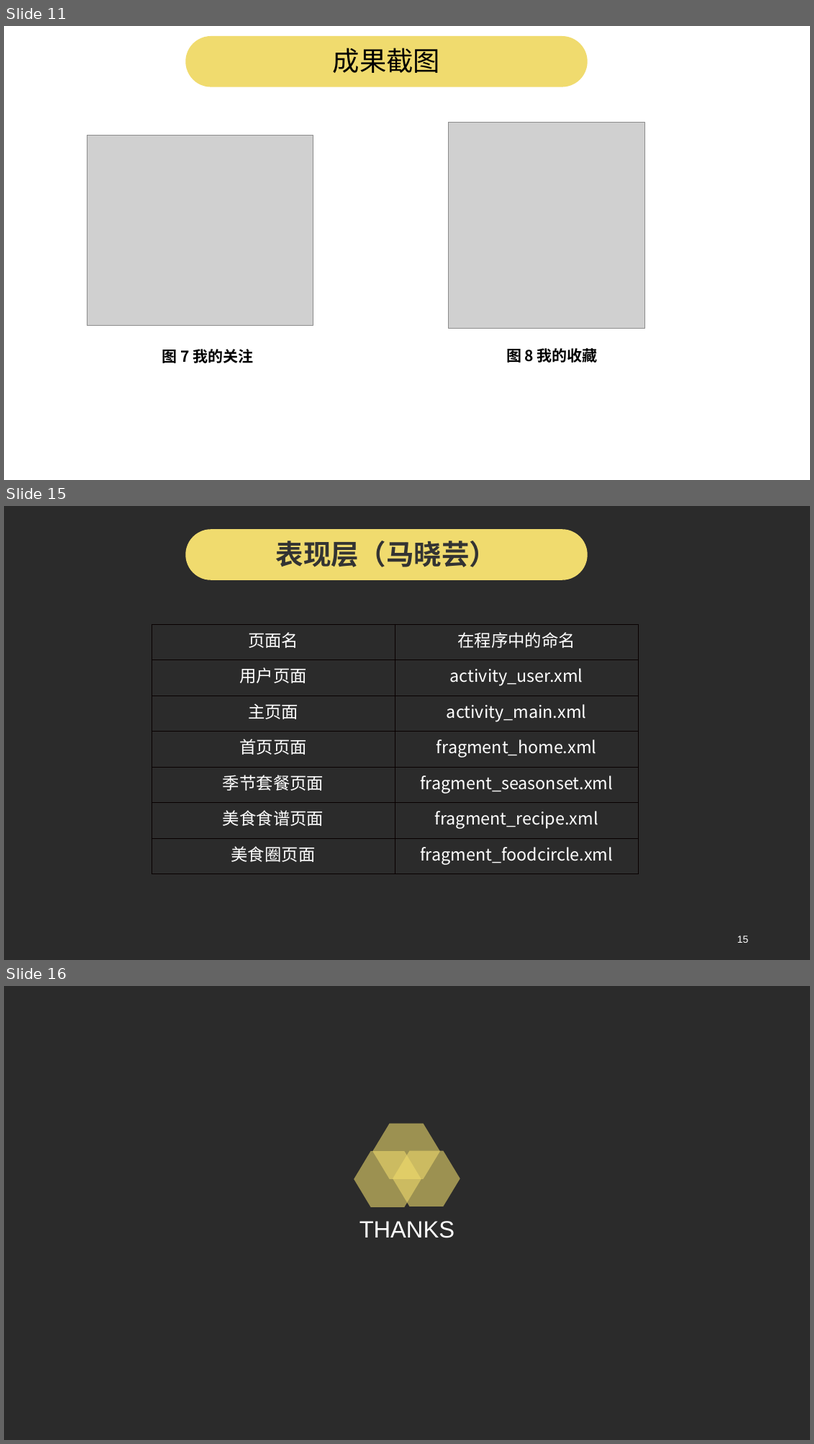
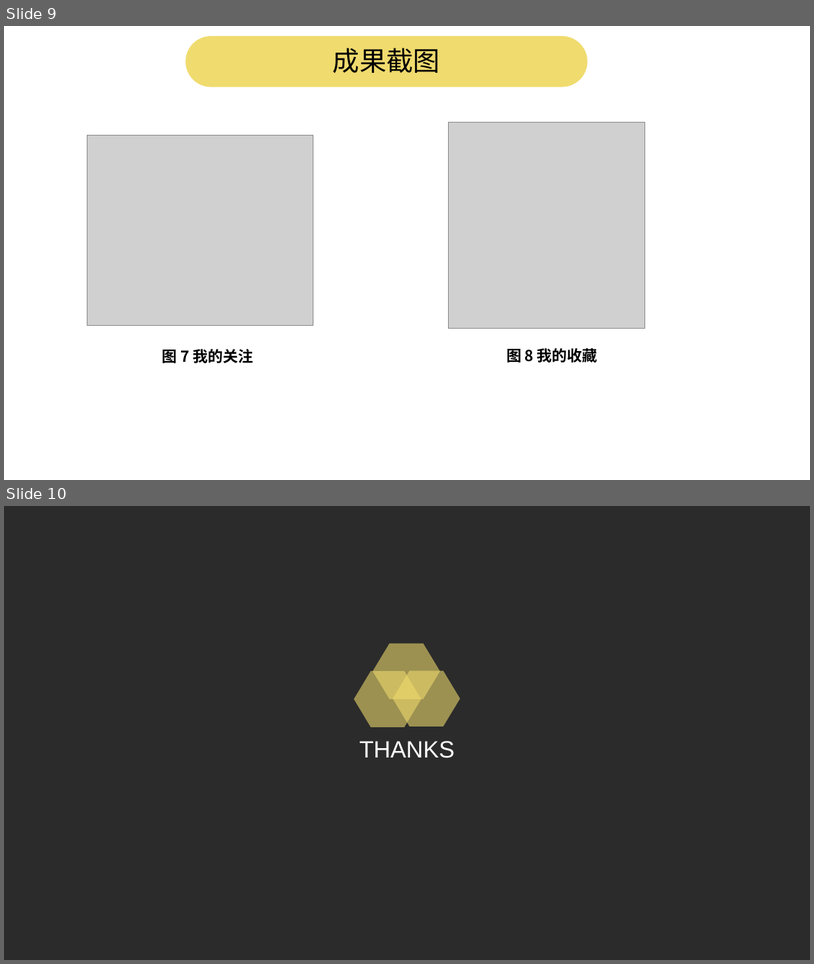
Before and after one commit to pwalan/Food_of_World, a slide deck: 小学期/面向领域实践2成果汇报.ppt. Shown one above the other, each under a label of ours: slides 11, 15 and 16 before the commit, slides 9 and 10 after it; the slides between them are not shown. The pictures are 814x1444 and 814x964 pixels, drawn with LibreOffice and Linux fonts; fonts in the diff are those of the drawing; grey boxes stand for pictures; background and template pictures are left out; a plain dark background stands for a picture behind light text. Boxes give left, top, right and bottom in pixels: in the first picture for what was removed or moved away, otherwise in the second. Text is boxed around its words. In the diff, an @@ line names an element or a change of style, - is before the commit and + after.

```diff
--- a/小学期/面向领域实践2成果汇报.ppt
+++ b/小学期/面向领域实践2成果汇报.ppt
@@ slide 15 removed at box(4, 506, 810, 960), background picture (left out) @@
@@ rounded rectangle removed at box(185, 529, 587, 579) @@
-表现层（马晓芸）
@@ table removed at box(152, 624, 639, 873), 7 rows, 2 columns @@
-页面名 | 在程序中的命名
-用户页面 | activity_user.xml
-主页面 | activity_main.xml
-首页页面 | fragment_home.xml
-季节套餐页面 | fragment_seasonset.xml
-美食食谱页面 | fragment_recipe.xml
-美食圈页面 | fragment_foodcircle.xml
@@ page number removed at box(738, 935, 749, 942) @@
-15
@@ what was slide 11 is now slide 9 @@
@@ what was slide 16 is now slide 10 @@
```
Also in this commit, not shown: 1 slide changed, 1 slide added, 6 other slides removed, 2 other files.
